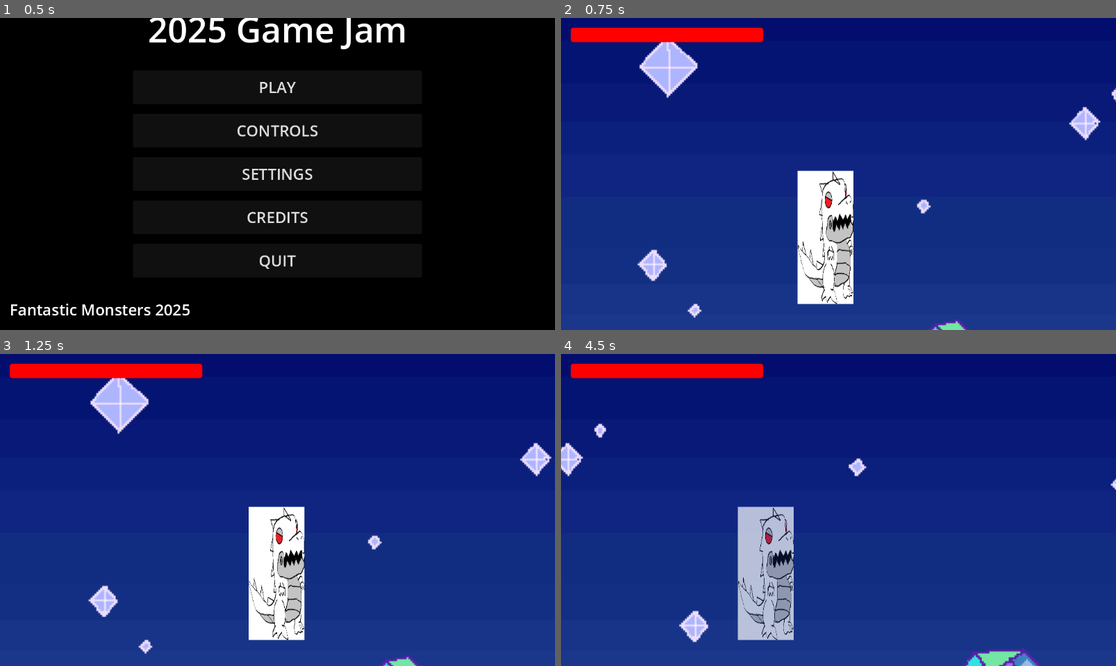
Above: before the commit, frames 1-4 (two rows, left to right).
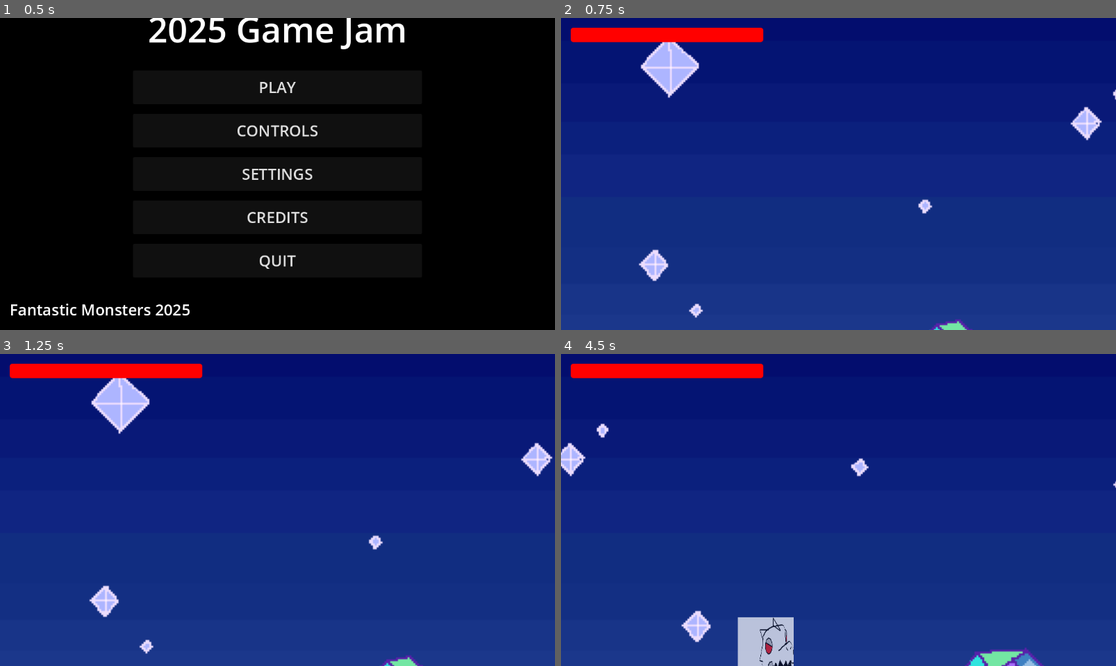
Above: after the commit, the same moments.

Repository: RandomlyZay/2025-game-jam
Game: Godot game, scene res://ui/menus/main_menu/main_menu.tscn
The game is run twice, just before and just after one commit, with the same random seed, the same clock (stepped at 60 frames per second) and the same inputs.
Inputs (mouse positions are in pixels of both pictures, inside the frame that each line leads up to):
- Up to frame 1 (0.5 s): no input
- Up to frame 2 (0.75 s): click "PLAY" at 0.5 s
- Up to frame 3 (1.25 s): no input
- Up to frame 4 (4.5 s): tap Enter (ui_accept) at 1.25, 1.52, 2.27, 3.77 s; move the mouse to (960, 494) at 1.27 s; hold D (move_right) 1.28-2.03 s; tap Space (dash) every 0.75 s from 1.35 to 4.35 s; click (960, 494) at 1.42 s; move the mouse to (727, 525) at 2.02 s; hold S (move_down) 2.03-2.78 s; move the mouse to (894, 441) at 2.77 s; hold D (move_right) 2.78-3.53 s; move the mouse to (810, 572) at 3.52 s; hold W (move_up) 3.53-4.28 s; click (810, 572) at 3.67 s; move the mouse to (1005, 556) at 4.27 s; hold A (move_left) from 4.28 s (still down)

Frame 1 is identical in both runs. In frame 2, 5.2% of the frame differs, in the area x 13-100%, y 7-100%; in frame 3, 5.0%; in frame 4, 5.5%, in the area x 0-100%, y 22-100%.

Commit message:
Added a chest
The script is blank

Diff:
--- /dev/null
+++ b/objects/area_2d.gd
@@ -0,0 +1,11 @@
+extends Area2D
+
+
+# Called when the node enters the scene tree for the first time.
+func _ready() -> void:
+	pass # Replace with function body.
+
+
+# Called every frame. 'delta' is the elapsed time since the previous frame.
+func _process(delta: float) -> void:
+	pass
--- /dev/null
+++ b/objects/chest.tscn
@@ -0,0 +1,26 @@
+[gd_scene load_steps=5 format=3 uid="uid://cykihoei5jotd"]
+
+[ext_resource type="Texture2D" uid="uid://bbyja5yan8f6h" path="res://stolenchestpng.png" id="1_lpubl"]
+[ext_resource type="Script" path="res://objects/area_2d.gd" id="1_mk7l2"]
+
+[sub_resource type="RectangleShape2D" id="RectangleShape2D_jqejh"]
+size = Vector2(229, 157)
+
+[sub_resource type="GDScript" id="GDScript_yka4a"]
+
+[node name="Chest" type="Node2D"]
+
+[node name="Area2D" type="Area2D" parent="."]
+script = ExtResource("1_mk7l2")
+
+[node name="Sprite2D" type="Sprite2D" parent="Area2D"]
+position = Vector2(124, -55)
+scale = Vector2(0.318229, 0.357813)
+texture = ExtResource("1_lpubl")
+
+[node name="CollisionShape2D" type="CollisionShape2D" parent="Area2D"]
+position = Vector2(128.5, -47.5)
+shape = SubResource("RectangleShape2D_jqejh")
+script = SubResource("GDScript_yka4a")
+
+[connection signal="input_event" from="Area2D" to="Area2D/CollisionShape2D" method="_on_area_2d_input_event"]
--- a/stages/level1/level1.tscn
+++ b/stages/level1/level1.tscn
@@ -1,8 +1,9 @@
-[gd_scene load_steps=6 format=3 uid="uid://du65lx8b1n67x"]
+[gd_scene load_steps=7 format=3 uid="uid://du65lx8b1n67x"]
 
 [ext_resource type="Script" path="res://stages/level1/level1.gd" id="1_tpwex"]
 [ext_resource type="PackedScene" uid="uid://o0q0t4eik226" path="res://entities/characters/player/player.tscn" id="2_1emke"]
 [ext_resource type="PackedScene" uid="uid://dq8qo4qvlvhwj" path="res://ui/hud/hud.tscn" id="3_m5yk3"]
+[ext_resource type="PackedScene" uid="uid://cykihoei5jotd" path="res://objects/chest.tscn" id="4_6ms3x"]
 [ext_resource type="PackedScene" uid="uid://dn3bfbk078hey" path="res://ui/hud/dialogue/dialoguebox.tscn" id="4_sjw0w"]
 [ext_resource type="Texture2D" uid="uid://c0rwjegvug8f" path="res://graphics/backgrounds/background.png" id="5_vx4yd"]
 
@@ -34,6 +35,12 @@
 render_target_update_mode = 4
 
 [node name="GameWorld" type="Node2D" parent="AspectRatioContainer/SubViewportContainer/SubViewport"]
+
+[node name="Player" parent="AspectRatioContainer/SubViewportContainer/SubViewport/GameWorld" instance=ExtResource("2_1emke")]
+position = Vector2(571, 1286)
+
+[node name="Chest" parent="AspectRatioContainer/SubViewportContainer/SubViewport/GameWorld" instance=ExtResource("4_6ms3x")]
+position = Vector2(887, 1267)
 
 [node name="ParallaxBackground" type="ParallaxBackground" parent="AspectRatioContainer/SubViewportContainer/SubViewport/GameWorld"]
 
@@ -68,9 +75,6 @@
 limit_bottom = 680
 position_smoothing_enabled = true
 
-[node name="Player" parent="AspectRatioContainer/SubViewportContainer/SubViewport/GameWorld" instance=ExtResource("2_1emke")]
-position = Vector2(576, 488)
-
 [node name="UILayer" type="CanvasLayer" parent="AspectRatioContainer/SubViewportContainer/SubViewport"]
 
 [node name="HUD" parent="AspectRatioContainer/SubViewportContainer/SubViewport/UILayer" instance=ExtResource("3_m5yk3")]
Binary file added: stolenchestpng.png
Not shown, added: stolenchestpng.png.import
